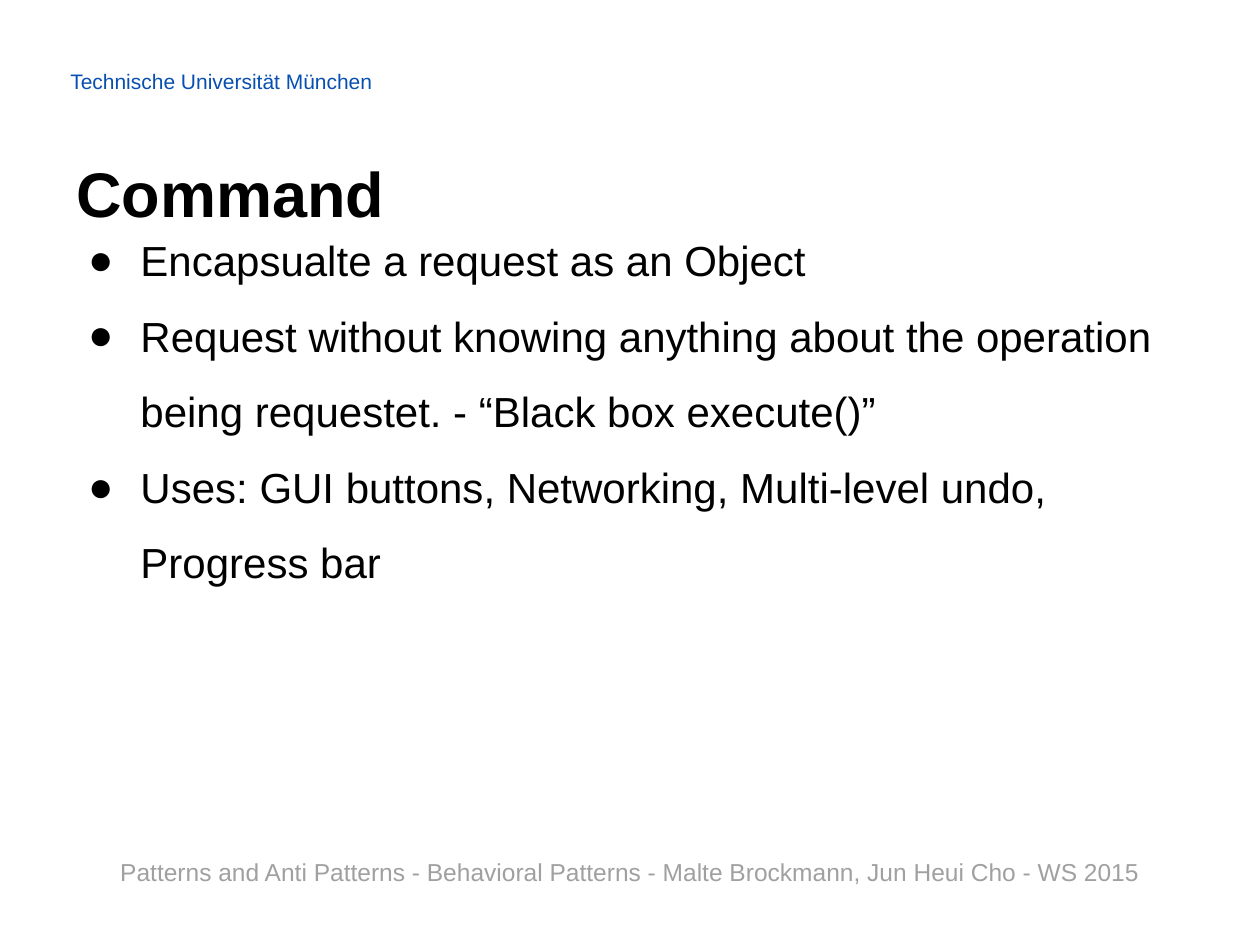
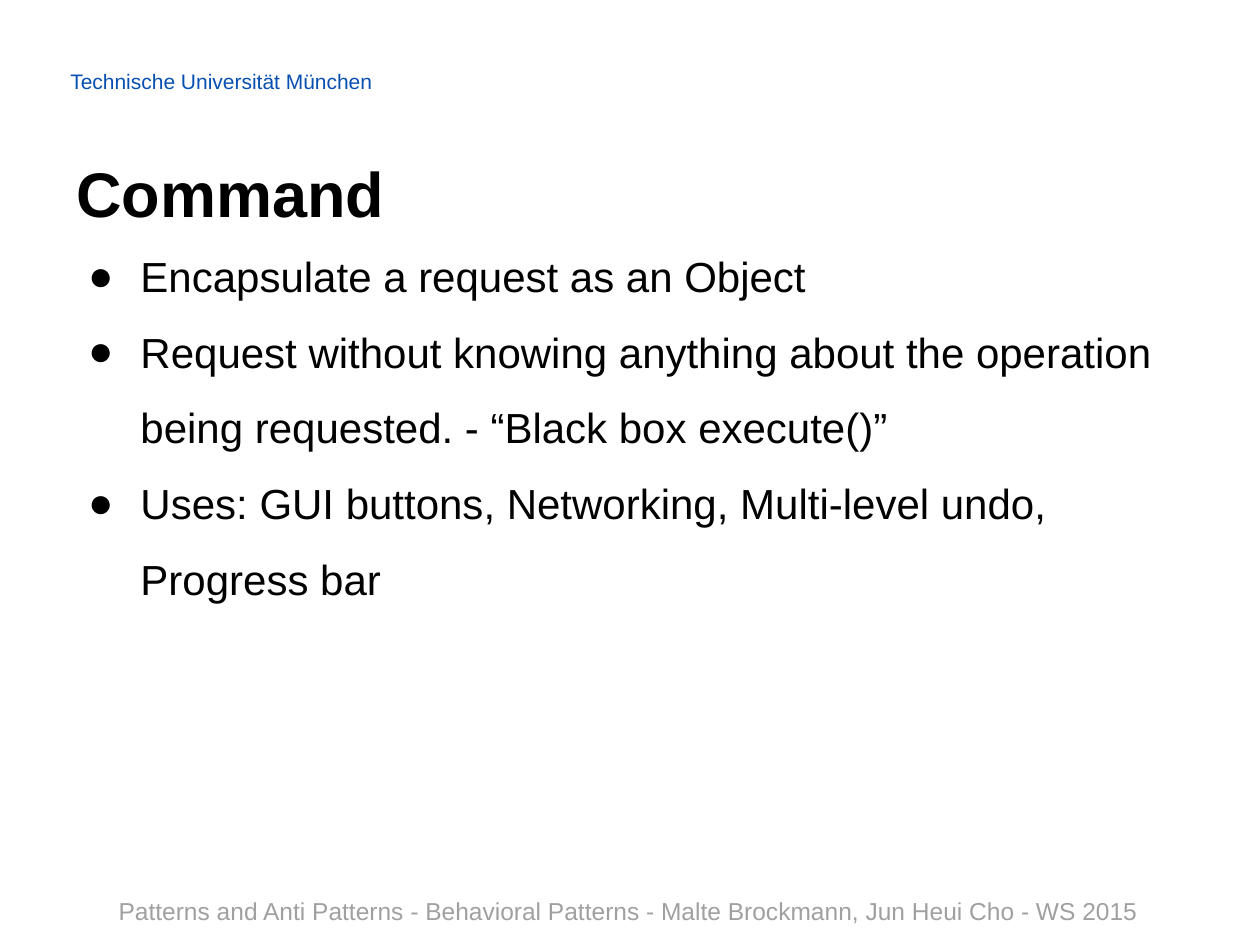
Before and after one commit to Painted6/Behavioral-design-patterns, a slide deck: slide 5 of Behavioral Patterns - JS Patterns and Anti Patterns.pptx. Drawn at 1260x945 pixels with LibreOffice and Linux fonts; fonts in the diff are those of the drawing; background and template pictures are left out. Boxes give left, top, right and bottom in pixels: in the first picture for what was removed or moved away, otherwise in the second. Text is boxed around its words. In the diff, an @@ line names an element or a change of style, - is before the commit and + after.

```diff
--- a/Behavioral Patterns - JS Patterns and Anti Patterns.pptx
+++ b/Behavioral Patterns - JS Patterns and Anti Patterns.pptx
@@ text "Encapsulate a request as an ..." moved from (x1=140, y1=245, x2=1151, y2=587) to (x1=140, y1=261, x2=1151, y2=603) @@
@@ text at (x1=140, y1=261, x2=1151, y2=452): text changed @@
-● Encapsualte a request as an Object
-● Request without knowing anything about the operation being requestet. - “Black box execute()”
+● Encapsulate a request as an Object
+● Request without knowing anything about the operation being requested. - “Black box execute()”
@@ text removed at (x1=120, y1=863, x2=1139, y2=884) @@
-Patterns and Anti Patterns - Behavioral Patterns - Malte Brockmann, Jun Heui Cho - WS 2015
@@ text added at (x1=119, y1=902, x2=1137, y2=923), 14 pt, text #A0A0A0 @@
+Patterns and Anti Patterns - Behavioral Patterns - Malte Brockmann, Jun Heui Cho - WS 2015
```
Also in this commit, not shown: 28 other slides changed, 2 slides added.
